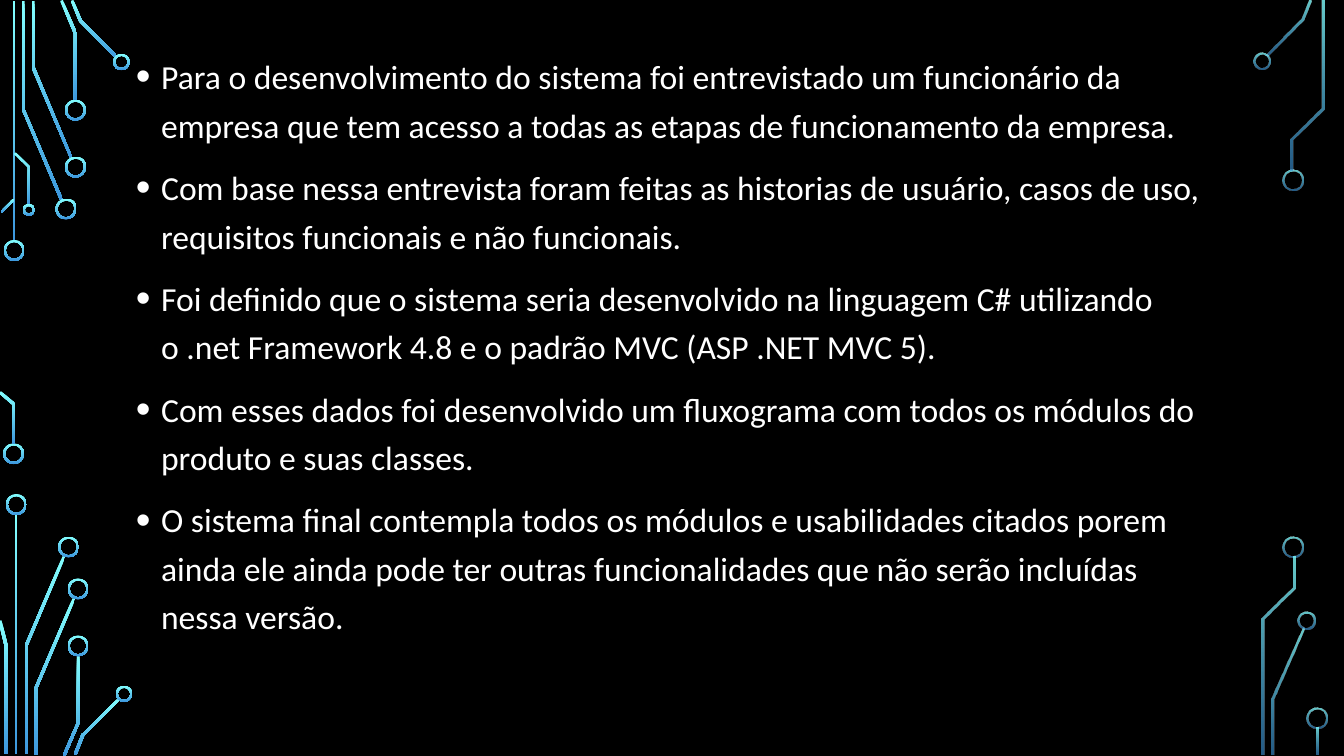
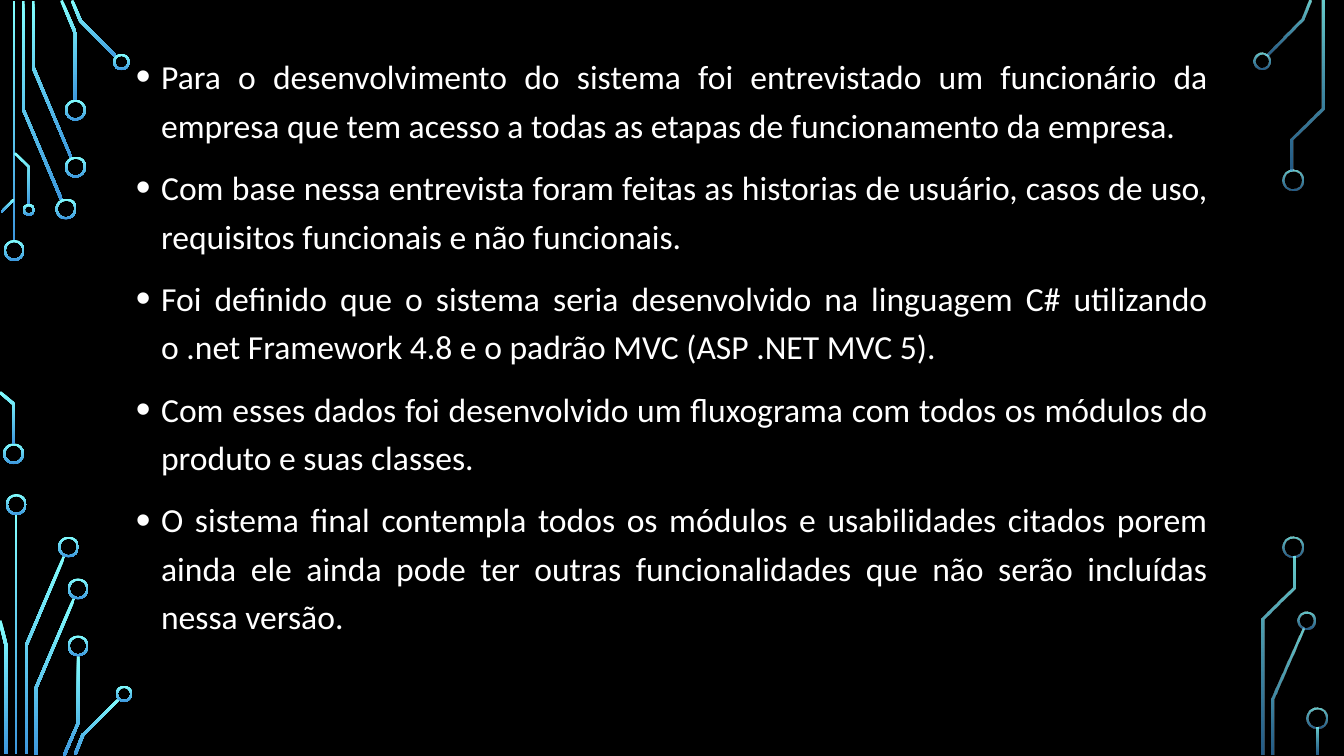
Before and after one commit to chav1985/GerenciamentoBovinos, a slide deck: slide 6 of GerenciamentoBovinos/Documentação/Apresentação/SISTEMA DE GERENCIAMENTO DE BOVINOS.pptx. Drawn at 1344x756 pixels with LibreOffice and Linux fonts; fonts in the diff are those of the drawing; background and template pictures are left out. Boxes give left, top, right and bottom in pixels: in the first picture for what was removed or moved away, otherwise in the second. Text is boxed around its words. In the diff, an @@ line names an element or a change of style, - is before the commit and + after.

```diff
--- a/GerenciamentoBovinos/Documentação/Apresentação/SISTEMA DE GERENCIAMENTO DE BOVINOS.pptx
+++ b/GerenciamentoBovinos/Documentação/Apresentação/SISTEMA DE GERENCIAMENTO DE BOVINOS.pptx
@@ text "Para o desenvolvimento do sistema ..." at [161,65,1208,630]: alignment left to justified @@
```
Also in this commit, not shown: 2 other slides changed, 15 slides added, 1 other file.
